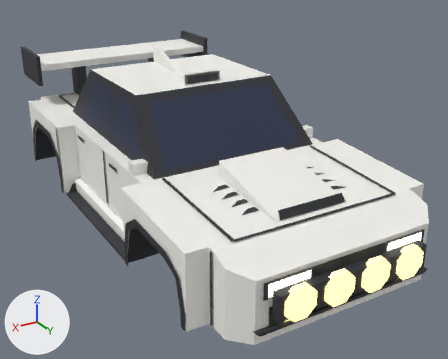
The FBX model assets/meshes/hayate/Hayate.fbx as it was, and as the next commit left it.
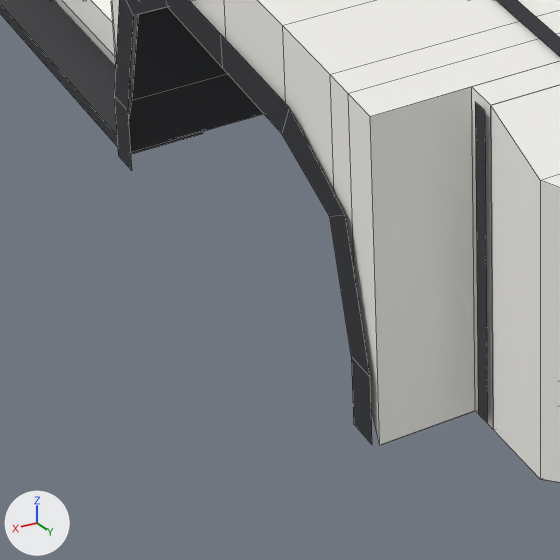
The first picture shows the older version from a camera (50 mm lens) standing at (8.12, 15.17, 6.57) and looking at (-0.35, 1.04, -0.49). The close-ups show the older and then the newer version on the part from 22% to 51% of the width and 63% to 100% of the height of that picture. Only the edits that show in the close-ups are written down. The lights are fixed; the arrows at lower left show +X, +Y and +Z. The close-ups show mesh edges as thin lines.

Script lines for the objects in view, before the commit:
```python
me_bumperfront = bpy.data.meshes.new('BumperFront')
me_bumperfront.from_pydata(...)  # 22 vertices, 13 faces; spans x -2.78..2.78, y 5.85..6.75, z -1.42..0.42
me_bumperfront.materials.append(mat_body)  # white #f7f6f1
me_opt_skirts_blade_accsideblade_r = bpy.data.meshes.new('Opt_Skirts_Blade_AccSideBlade_R')
me_opt_skirts_blade_accsideblade_r.from_pydata(...)  # 16 vertices, 8 faces; spans x 2.78..3.28, y -2.38..2.38, z -1.48..-1.12
me_opt_skirts_blade_accsideblade_r.materials.append(mat_trim)  # dark grey #2f3035
me_opt_skirts_side_accskirt_r = bpy.data.meshes.new('Opt_Skirts_Side_AccSkirt_R')
me_opt_skirts_side_accskirt_r.from_pydata(...)  # 10 vertices, 6 faces; spans x 2.78..2.98, y -2.38..2.38, z -1.46..-0.98
me_opt_skirts_side_accskirt_r.materials.append(mat_body)  # white #f7f6f1
ob_bumperfront = bpy.data.objects.new('BumperFront', me_bumperfront)
ob_bumperfront.location = (0.0, 0.0, 0.0)
ob_opt_skirts_blade_accsideblade_r = bpy.data.objects.new('Opt_Skirts_Blade_AccSideBlade_R', me_opt_skirts_blade_accsideblade_r)
ob_opt_skirts_blade_accsideblade_r.location = (0.0, 0.0, 0.0)
ob_opt_skirts_side_accskirt_r = bpy.data.objects.new('Opt_Skirts_Side_AccSkirt_R', me_opt_skirts_side_accskirt_r)
ob_opt_skirts_side_accskirt_r.location = (0.0, 0.0, 0.0)
# also in view: 'Fender_FR' at (3.05, 4.15, -0.4); 'Ink_BumpF_R' at (2.81, 5.8, -0.49); 'Hood' at (0.0, 4.15, 0.52); 'ArchLip_FR' at (3.35, 4.05, -0.63); 'Ink_Hood' at (0.0, 4.15, 0.55)
```
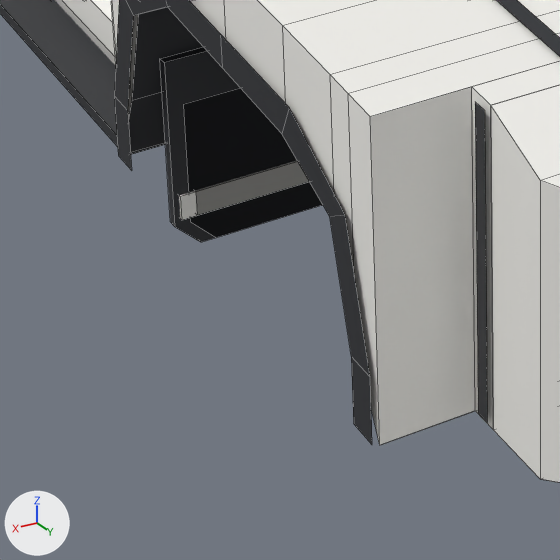
Location of each change, [x1, y1, x2, y2] in pixels of the close-ups (560 x 560 px):
'Opt_Mudflaps_Long_AccMudflapsLong', added
    after: [160, 48, 322, 242]
'Opt_Mudflaps_Rally_AccMudflaps', added
    after: [183, 89, 323, 237]
'Opt_Mudflaps_Long_AccMudflapsLongBand', added
    after: [179, 161, 309, 220]
'Opt_Mudflaps_Rally_AccMudflapsBand', added
    after: [195, 161, 308, 214]

Edits to the bpy script that builds the scene:
```text
Add me_opt_mudflaps_long_accmudflapslong:
    me_opt_mudflaps_long_accmudflapslong.from_pydata(...)  # 40 vertices, 28 faces; spans x -3.16..3.16, y -5.38..2.78, z -1.95..-0.7
    me_opt_mudflaps_long_accmudflapslong.materials.append(mat_trim)  # dark grey #2f3035
Add me_opt_mudflaps_rally_accmudflaps:
    me_opt_mudflaps_rally_accmudflaps.from_pydata(...)  # 40 vertices, 28 faces; spans x -3.06..3.06, y -5.38..2.78, z -1.95..-1.0
    me_opt_mudflaps_rally_accmudflaps.materials.append(mat_trim)  # dark grey #2f3035
Add me_opt_mudflaps_long_accmudflapslongband:
    me_opt_mudflaps_long_accmudflapslongband.from_pydata(...)  # a box spanning x 2.04..3.12, y 2.7..2.8, z -1.75..-1.59; a box spanning x -3.12..-2.04, y 2.7..2.8, z -1.75..-1.59; a box spanning x 2.04..3.12, y -5.4..-5.3, z -1.75..-1.59; a box spanning x -3.12..-2.04, y -5.4..-5.3, z -1.75..-1.59
    me_opt_mudflaps_long_accmudflapslongband.materials.append(mat_body)  # white #f7f6f1
Add me_opt_mudflaps_rally_accmudflapsband:
    me_opt_mudflaps_rally_accmudflapsband.from_pydata(...)  # a box spanning x 2.14..3.02, y 2.7..2.8, z -1.75..-1.59; a box spanning x -3.02..-2.14, y 2.7..2.8, z -1.75..-1.59; a box spanning x 2.14..3.02, y -5.4..-5.3, z -1.75..-1.59; a box spanning x -3.02..-2.14, y -5.4..-5.3, z -1.75..-1.59
    me_opt_mudflaps_rally_accmudflapsband.materials.append(mat_body)  # white #f7f6f1
Add ob_opt_mudflaps_long_accmudflapslong:
    ob_opt_mudflaps_long_accmudflapslong = bpy.data.objects.new('Opt_Mudflaps_Long_AccMudflapsLong', me_opt_mudflaps_long_accmudflapslong)
    ob_opt_mudflaps_long_accmudflapslong.location = (0.0, 0.0, 0.0)
Add ob_opt_mudflaps_rally_accmudflaps:
    ob_opt_mudflaps_rally_accmudflaps = bpy.data.objects.new('Opt_Mudflaps_Rally_AccMudflaps', me_opt_mudflaps_rally_accmudflaps)
    ob_opt_mudflaps_rally_accmudflaps.location = (0.0, 0.0, 0.0)
Add ob_opt_mudflaps_long_accmudflapslongband:
    ob_opt_mudflaps_long_accmudflapslongband = bpy.data.objects.new('Opt_Mudflaps_Long_AccMudflapsLongBand', me_opt_mudflaps_long_accmudflapslongband)
    ob_opt_mudflaps_long_accmudflapslongband.location = (0.0, 0.0, 0.0)
Add ob_opt_mudflaps_rally_accmudflapsband:
    ob_opt_mudflaps_rally_accmudflapsband = bpy.data.objects.new('Opt_Mudflaps_Rally_AccMudflapsBand', me_opt_mudflaps_rally_accmudflapsband)
    ob_opt_mudflaps_rally_accmudflapsband.location = (0.0, 0.0, 0.0)
```
